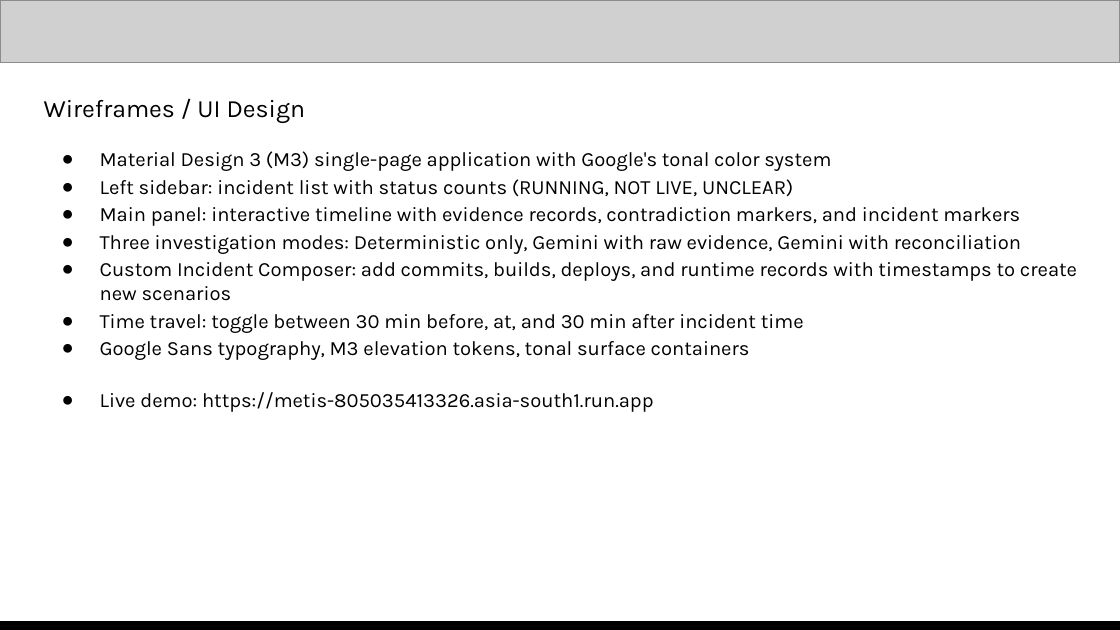
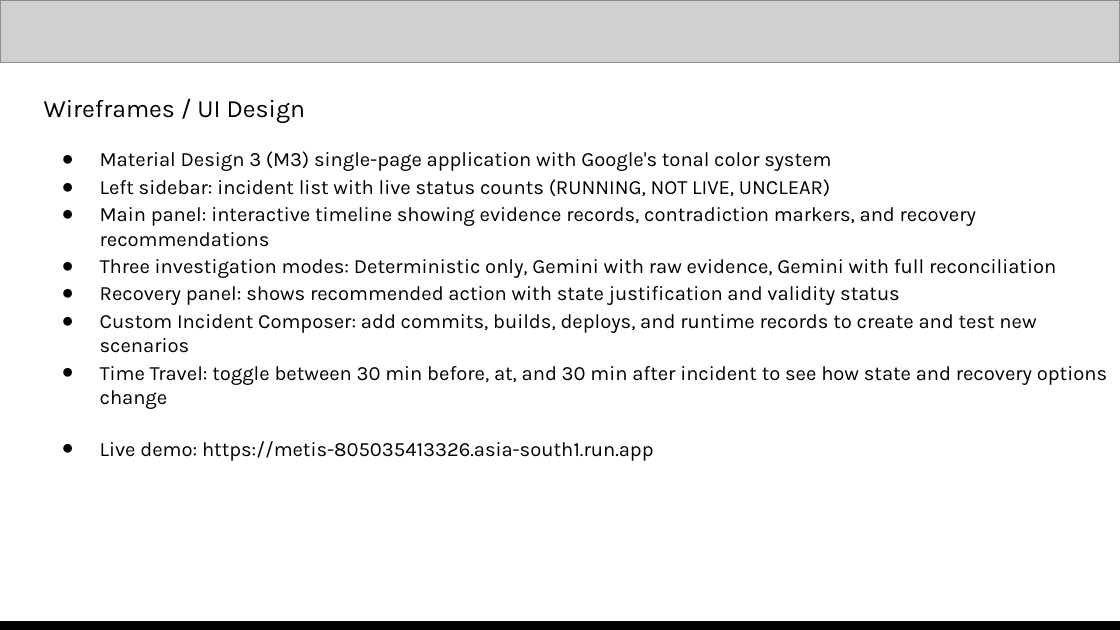
Before and after one commit to Akshada-Porje/MetisRealityGraph, a slide deck: slide 7 of MetisRealityGraph.pptx. Drawn at 1120x630 pixels with LibreOffice and Linux fonts; fonts in the diff are those of the drawing; grey boxes stand for pictures. Boxes give left, top, right and bottom in pixels: in the first picture for what was removed or moved away, otherwise in the second. Text is boxed around its words. In the diff, an @@ line names an element or a change of style, - is before the commit and + after.

```diff
--- a/MetisRealityGraph.pptx
+++ b/MetisRealityGraph.pptx
@@ text at (x1=100, y1=179, x2=1107, y2=409): text changed @@
-● Left sidebar: incident list with status counts (RUNNING, NOT LIVE, UNCLEAR)
-● Main panel: interactive timeline with evidence records, contradiction markers, and incident markers
-● Three investigation modes: Deterministic only, Gemini with raw evidence, Gemini with reconciliation
-● Custom Incident Composer: add commits, builds, deploys, and runtime records with timestamps to create new scenarios
-● Time travel: toggle between 30 min before, at, and 30 min after incident time
-● Google Sans typography, M3 elevation tokens, tonal surface containers
+● Left sidebar: incident list with live status counts (RUNNING, NOT LIVE, UNCLEAR)
+● Main panel: interactive timeline showing evidence records, contradiction markers, and recovery recommendations
+● Three investigation modes: Deterministic only, Gemini with raw evidence, Gemini with full reconciliation
+● Recovery panel: shows recommended action with state justification and validity status
+● Custom Incident Composer: add commits, builds, deploys, and runtime records to create and test new scenarios
+● Time Travel: toggle between 30 min before, at, and 30 min after incident to see how state and recovery options change
```
Also in this commit, not shown: 11 other slides changed.
